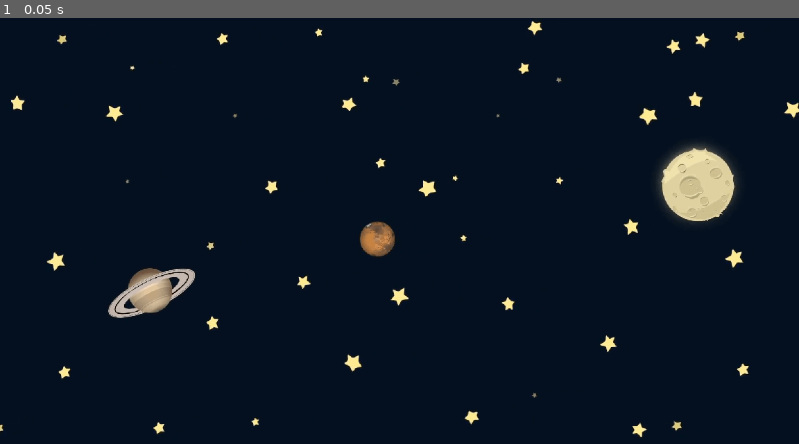
Above: before the commit, frame 1.
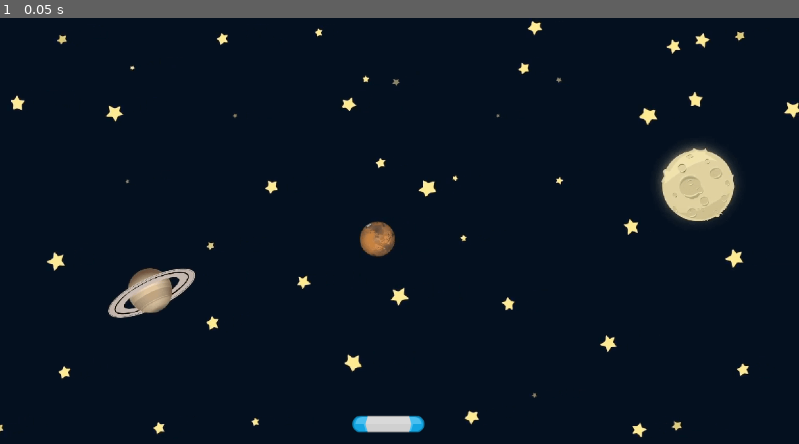
Above: after the commit, the same moment.

Repository: zserzzzz/gemcatcher
Game: Godot game, scene res://Scenes/Game/Game.tscn
Two runs of this game, one before a commit and one after it. Both use one fixed random seed, a clock stepped at 60 frames per second and the inputs below.
Inputs:
- Up to frame 1 (0.05 s): no input

The runs differ from the first frame. In frame 1, 0.4% of the frame differs, in the area x 44-54%, y 93-98%.

Commit message:
Gem scene setup
i made the gem !!!

Diff:
--- a/Scenes/Game/Game.tscn
+++ b/Scenes/Game/Game.tscn
@@ -1,10 +1,14 @@
-[gd_scene load_steps=2 format=3 uid="uid://dd5w3bpw7u3ig"]
+[gd_scene load_steps=3 format=3 uid="uid://dd5w3bpw7u3ig"]
 
-[ext_resource type="Texture2D" uid="uid://c0ib1bugbcj8i" path="res://assets/GameBg.png" id="1_iukft"]
+[ext_resource type="Texture2D" uid="uid://c0ib1bugbcj8i" path="res://assets/GameBg.png" id="1_gwu2e"]
+[ext_resource type="PackedScene" uid="uid://ctuqsssb1dm0m" path="res://Scenes/Paddle/paddle.tscn" id="2_xbxml"]
 
 [node name="GAME" type="Node2D"]
 
 [node name="GameBg" type="Sprite2D" parent="."]
 scale = Vector2(0.6, 0.6)
-texture = ExtResource("1_iukft")
+texture = ExtResource("1_gwu2e")
 centered = false
+
+[node name="Paddle" parent="." instance=ExtResource("2_xbxml")]
+position = Vector2(560, 586)
--- /dev/null
+++ b/Scenes/Gem/gem.tscn
@@ -0,0 +1,15 @@
+[gd_scene load_steps=3 format=3 uid="uid://dovi2nasrvofk"]
+
+[ext_resource type="Texture2D" uid="uid://bsi553gjnw1wu" path="res://assets/element_red_diamond.png" id="1_cax3k"]
+
+[sub_resource type="RectangleShape2D" id="RectangleShape2D_tv10m"]
+
+[node name="Gem" type="Area2D"]
+
+[node name="gem" type="Sprite2D" parent="."]
+texture = ExtResource("1_cax3k")
+
+[node name="CollisionShape2D" type="CollisionShape2D" parent="."]
+rotation = 0.785398
+scale = Vector2(1.8, 1.8)
+shape = SubResource("RectangleShape2D_tv10m")
